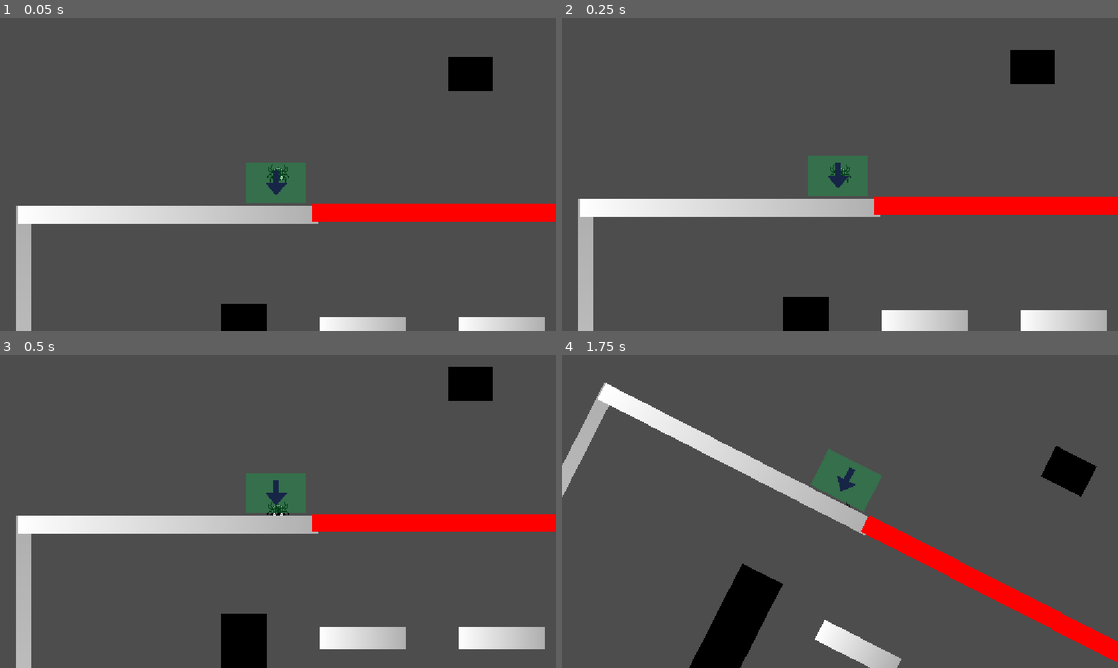
Above: before the commit, frames 1-4 (two rows, left to right).
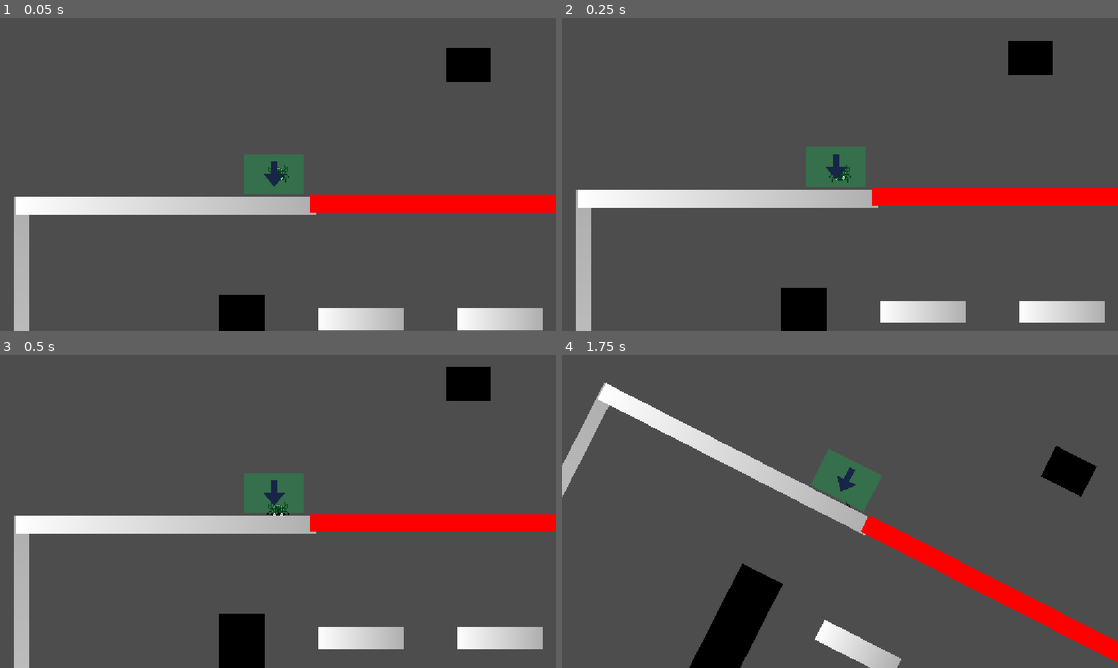
Above: after the commit, the same moments.

Repository: Aymeric-Moreau/GravityHook
Game: Godot game, scene res://Scènes/Marc/ScèneTest.tscn
Two runs of this game, one before a commit and one after it. Both use one fixed random seed, a clock stepped at 60 frames per second and the inputs below.
Inputs:
- Up to frame 1 (0.05 s): no input
- Up to frame 2 (0.25 s): no input
- Up to frame 3 (0.5 s): no input
- Up to frame 4 (1.75 s): tap Enter (ui_accept) at 0.5, 0.77, 1.52 s; hold E (Grappin) 0.53-1.28 s; hold P (Rotate_Gravity_Right) from 0.53 s (still down); tap E (Grappin) at 1.35 s

The runs differ from the first frame. In frame 1, 8.4% of the frame differs, in the area x 2-100%, y 9-100%; in frame 2, 9.2%, in the area x 2-100%, y 7-100%; in frame 3, 0.8%; in frame 4, nothing differs.

Commit message:
avancement lvl + commencement création statemachine

Diff:
--- a/Scripts/Marc/gravity_field.gd
+++ b/Scripts/Marc/LevelObjects/gravity_field.gd
@@ -1,18 +1,11 @@
 extends Area2D
-
-var rotation_angle : float
 
 # Called when the node enters the scene tree for the first time.
 func _ready() -> void:
 	body_entered.connect(_on_body_entered)
-	rotation_angle = rotation
-
-
-# Called every frame. 'delta' is the elapsed time since the previous frame.
-func _process(delta: float) -> void:
-	pass
 
 func _on_body_entered( body: Node2D ) -> void:
+
 	if body.is_in_group("Player"):
 		body.current_level.rotation = -rotation
 		body.rotation = rotation
--- /dev/null
+++ b/Scripts/Marc/States/player_state.gd
@@ -0,0 +1,11 @@
+extends Node
+
+
+# Called when the node enters the scene tree for the first time.
+func _ready() -> void:
+	pass # Replace with function body.
+
+
+# Called every frame. 'delta' is the elapsed time since the previous frame.
+func _process(delta: float) -> void:
+	pass
--- /dev/null
+++ b/Scripts/Marc/States/state.gd
@@ -0,0 +1,27 @@
+# voir ici pour la doc: https://www.gdquest.com/tutorial/godot/design-patterns/finite-state-machine/
+
+#class_name State extends Node
+#
+##possiblité de rajouter data: Dictionary en arugment du signal. Sert à transmettre des valeurs.
+#signal finished(next_state_name: String) ##ce signal est émis quand un état veut passer à un autre état. next_state_name est le nom de la node de l'état à laquelle on passe.
+#
+##possiblité de rajouter data: Dictionary en arugment du signal. Sert à transmettre des valeurs.
+#func enter(_previous_state_name: String) -> void: ##appelé quand un état devient actif. previous_state_name est le nom de la node de l'état précédent.
+	#pass
+	#
+#func exit() -> void: ##appelé juste avant de quitter l'état
+	#pass
+	#
+#func physics_update(_delta: float) -> void: ## ppelé à chaque frame physique de l'état actif
+	#pass
+
+
+#region possibilité de rajouter les fonctions suivantes:
+
+### Called by the state machine when receiving unhandled input events.
+#func handle_input(_event: InputEvent) -> void:
+	#pass
+
+### Called by the state machine on the engine's main loop tick.
+#func update(_delta: float) -> void:
+	#pass
--- /dev/null
+++ b/Scripts/Marc/States/state_machine.gd
@@ -0,0 +1,31 @@
+class_name StateMachine extends Node
+
+## État de départ. S'il est vide, on prend le premier enfant.
+#@export var initial_state: State = null
+#
+#var state: State
+#
+#func _ready() -> void:
+	#state = initial_state if initial_state != null else get_child(0)
+#
+	#for state_node: State in find_children("*", "State"):
+		#state_node.finished.connect(transition_to)
+#
+	## On attend que le joueur soit prêt avant de lancer le premier état.
+	#await owner.ready
+	#state.enter("")
+#
+### Appelée par le joueur à chaque frame physique.
+#func physics_update(delta: float) -> void:
+	#state.physics_update(delta)
+#
+### Change d'état. Publique : le joueur l'utilise aussi pour le respawn.
+#func transition_to(target_state_name: String) -> void:
+	#if not has_node(target_state_name):
+		#printerr(owner.name, " : l'état '", target_state_name, "' n'existe pas.")
+		#return
+#
+	#var previous_name := state.name
+	#state.exit()
+	#state = get_node(target_state_name)
+	#state.enter(previous_name)
--- /dev/null
+++ b/Scripts/Marc/States/state_normal.gd
@@ -0,0 +1,11 @@
+extends Node
+
+
+# Called when the node enters the scene tree for the first time.
+func _ready() -> void:
+	pass # Replace with function body.
+
+
+# Called every frame. 'delta' is the elapsed time since the previous frame.
+func _process(delta: float) -> void:
+	pass
--- /dev/null
+++ b/Scripts/Marc/States/state_swinging.gd
@@ -0,0 +1,11 @@
+extends Node
+
+
+# Called when the node enters the scene tree for the first time.
+func _ready() -> void:
+	pass # Replace with function body.
+
+
+# Called every frame. 'delta' is the elapsed time since the previous frame.
+func _process(delta: float) -> void:
+	pass
--- /dev/null
+++ b/Scripts/Marc/States/state_swinging_gravity.gd
@@ -0,0 +1,11 @@
+extends Node
+
+
+# Called when the node enters the scene tree for the first time.
+func _ready() -> void:
+	pass # Replace with function body.
+
+
+# Called every frame. 'delta' is the elapsed time since the previous frame.
+func _process(delta: float) -> void:
+	pass
--- a/Scripts/Marc/pivot_rotation.gd
+++ /dev/null
@@ -1,12 +0,0 @@
-#extends Node2D
-#
-#@export var vitesse_rotation: float = 90.0
-#
-## Called when the node enters the scene tree for the first time.
-#func _ready() -> void:
-	#pass # Replace with function body.
-#
-#
-## Called every frame. 'delta' is the elapsed time since the previous frame.
-#func _process(delta: float) -> void:
-	#rotation_degrees += vitesse_rotation * delta
--- a/Scènes/Marc/ScèneTest.tscn
+++ b/Scènes/Marc/ScèneTest.tscn
@@ -28,7 +28,7 @@
 [node name="ScèneTest" type="Node2D" unique_id=2136168295]
 
 [node name="player" parent="." unique_id=1296045762 groups=["Player"] instance=ExtResource("1_n0l7y")]
-position = Vector2(8984, 714)
+position = Vector2(8992, 750)
 swing_speed_multiplier = 0.9
 
 [node name="testingchamber" type="Node2D" parent="." unique_id=613565545]
@@ -1150,19 +1150,59 @@
 [node name="gravity field" parent="level_test/gravity_fields" unique_id=596603817 instance=ExtResource("4_u1fjq")]
 
 [node name="gravity field4" parent="level_test/gravity_fields" unique_id=206535258 instance=ExtResource("4_u1fjq")]
-position = Vector2(5039.893, 1068.5045)
+position = Vector2(4916.489, 1084.5143)
 rotation = -1.5707964
-scale = Vector2(1.7021381, 4.320501)
+scale = Vector2(1.7021381, 1.7115228)
+
+[node name="gravity field11" parent="level_test/gravity_fields" unique_id=1702402110 instance=ExtResource("4_u1fjq")]
+position = Vector2(5060.106, 1084.5144)
+rotation = -1.5707964
+scale = Vector2(1.7021381, 1.7115228)
+
+[node name="gravity field12" parent="level_test/gravity_fields" unique_id=1219882375 instance=ExtResource("4_u1fjq")]
+position = Vector2(5199.9995, 1084.5144)
+rotation = -1.5707964
+scale = Vector2(1.7021381, 1.7115228)
 
 [node name="gravity field5" parent="level_test/gravity_fields" unique_id=2093700180 instance=ExtResource("4_u1fjq")]
-position = Vector2(5388.2974, -313.6731)
+position = Vector2(5530.8506, -379.4911)
 rotation = -4.712389
-scale = Vector2(1.7021381, 5.767334)
+scale = Vector2(1.7021381, 1.7352409)
+
+[node name="gravity field13" parent="level_test/gravity_fields" unique_id=847798942 instance=ExtResource("4_u1fjq")]
+position = Vector2(5389.893, -379.4911)
+rotation = -4.712389
+scale = Vector2(1.7021381, 1.7352409)
+
+[node name="gravity field14" parent="level_test/gravity_fields" unique_id=318169845 instance=ExtResource("4_u1fjq")]
+position = Vector2(5246.276, -381.26996)
+rotation = -4.712389
+scale = Vector2(1.7021381, 1.7352409)
 
 [node name="gravity field6" parent="level_test/gravity_fields" unique_id=1765869686 instance=ExtResource("4_u1fjq")]
-position = Vector2(4074.9998, -2590.62)
+position = Vector2(3878.1912, -2589.4338)
 rotation = -7.853982
-scale = Vector2(1.5403081, 6.042897)
+scale = Vector2(1.5403081, 1.3704133)
+
+[node name="gravity field18" parent="level_test/gravity_fields" unique_id=132686680 instance=ExtResource("4_u1fjq")]
+position = Vector2(3626.0635, -2587.6548)
+rotation = -7.853982
+scale = Vector2(1.5403081, 1.3704133)
+
+[node name="gravity field15" parent="level_test/gravity_fields" unique_id=692971938 instance=ExtResource("4_u1fjq")]
+position = Vector2(4003.7231, -2590.6199)
+rotation = -7.853982
+scale = Vector2(1.5403081, 1.3704133)
+
+[node name="gravity field16" parent="level_test/gravity_fields" unique_id=848914113 instance=ExtResource("4_u1fjq")]
+position = Vector2(4122.872, -2590.6199)
+rotation = -7.853982
+scale = Vector2(1.5403081, 1.3704133)
+
+[node name="gravity field17" parent="level_test/gravity_fields" unique_id=360770517 instance=ExtResource("4_u1fjq")]
+position = Vector2(4246.2764, -2590.6199)
+rotation = -7.853982
+scale = Vector2(1.5403081, 1.3704133)
 
 [node name="gravity field2" parent="level_test/gravity_fields" unique_id=1644306329 instance=ExtResource("4_u1fjq")]
 position = Vector2(-702.12775, -400.83752)
@@ -1261,6 +1301,51 @@
 skew = -3.027916e-05
 shape = SubResource("RectangleShape2D_5h0dj")
 
+[node name="BlocGrav24" type="StaticBody2D" parent="level_test/blocs_grav" unique_id=1108225955]
+position = Vector2(13929.998, -5414)
+scale = Vector2(2.5380323, -3.1766286)
+collision_layer = 2
+
+[node name="Sprite2D" type="Sprite2D" parent="level_test/blocs_grav/BlocGrav24" unique_id=902740383]
+rotation = 3.1415927
+scale = Vector2(0.2332347, -46.33636)
+texture = SubResource("GradientTexture1D_5h0dj")
+
+[node name="CollisionShape2D" type="CollisionShape2D" parent="level_test/blocs_grav/BlocGrav24" unique_id=1965731543]
+scale = Vector2(2.9769325, -2.3358026)
+skew = -3.027916e-05
+shape = SubResource("RectangleShape2D_5h0dj")
+
+[node name="BlocGrav25" type="StaticBody2D" parent="level_test/blocs_grav" unique_id=1786779379]
+position = Vector2(12554, -5431)
+scale = Vector2(2.5380323, -3.1766286)
+collision_layer = 2
+
+[node name="Sprite2D" type="Sprite2D" parent="level_test/blocs_grav/BlocGrav25" unique_id=385518368]
+rotation = 3.1415927
+scale = Vector2(0.2332347, -46.33636)
+texture = SubResource("GradientTexture1D_5h0dj")
+
+[node name="CollisionShape2D" type="CollisionShape2D" parent="level_test/blocs_grav/BlocGrav25" unique_id=1527552605]
+scale = Vector2(2.9769325, -2.3358026)
+skew = -3.027916e-05
+shape = SubResource("RectangleShape2D_5h0dj")
+
+[node name="BlocGrav26" type="StaticBody2D" parent="level_test/blocs_grav" unique_id=561943547]
+position = Vector2(12532.999, -4173)
+scale = Vector2(2.5380323, -3.1766286)
+collision_layer = 2
+
+[node name="Sprite2D" type="Sprite2D" parent="level_test/blocs_grav/BlocGrav26" unique_id=2414731]
+rotation = 3.1415927
+scale = Vector2(0.2332347, -46.33636)
+texture = SubResource("GradientTexture1D_5h0dj")
+
+[node name="CollisionShape2D" type="CollisionShape2D" parent="level_test/blocs_grav/BlocGrav26" unique_id=1684763788]
+scale = Vector2(2.9769325, -2.3358026)
+skew = -3.027916e-05
+shape = SubResource("RectangleShape2D_5h0dj")
+
 [node name="non_hook_blocks" type="Node2D" parent="level_test" unique_id=117057159]
 
 [node name="platforme10" type="StaticBody2D" parent="level_test/non_hook_blocks" unique_id=1047711698]
@@ -1393,9 +1478,9 @@
 shape = SubResource("RectangleShape2D_5h0dj")
 
 [node name="platforme36" type="StaticBody2D" parent="level_test/non_hook_blocks" unique_id=466009018]
-position = Vector2(13366, -4720)
+position = Vector2(13366, -4266.0005)
 rotation = 1.5707964
-scale = Vector2(6.256898, 210.5289)
+scale = Vector2(4.176893, 210.5289)
 collision_layer = 4
 
 [node name="Sprite2D" type="Sprite2D" parent="level_test/non_hook_blocks/platforme36" unique_id=671223760]
@@ -1403,6 +1488,21 @@
 texture = SubResource("GradientTexture1D_q787x")
 
 [node name="CollisionShape2D" type="CollisionShape2D" parent="level_test/non_hook_blocks/platforme36" unique_id=1682319969]
+rotation = -3.1415925
+scale = Vector2(12.826931, -0.050200395)
+shape = SubResource("RectangleShape2D_5h0dj")
+
+[node name="platforme37" type="StaticBody2D" parent="level_test/non_hook_blocks" unique_id=1118381527]
+position = Vector2(12892.999, -4675.0005)
+rotation = 3.1415927
+scale = Vector2(3.047996, 166.1895)
+collision_layer = 4
+
+[node name="Sprite2D" type="Sprite2D" parent="level_test/non_hook_blocks/platforme37" unique_id=918398187]
+scale = Vector2(1.0000001, 1)
+texture = SubResource("GradientTexture1D_q787x")
+
+[node name="CollisionShape2D" type="CollisionShape2D" parent="level_test/non_hook_blocks/platforme37" unique_id=713813364]
 rotation = -3.1415925
 scale = Vector2(12.826931, -0.050200395)
 shape = SubResource("RectangleShape2D_5h0dj")
@@ -1650,6 +1750,11 @@
 position = Vector2(8678.001, 3713)
 scale = Vector2(21.973291, -2.2105548)
 
+[node name="killzone12" parent="level_test/killzones" unique_id=560368357 instance=ExtResource("2_p4jeo")]
+position = Vector2(11499.999, 598.99994)
+rotation = 1.5707964
+scale = Vector2(8.145829, -2.2105548)
+
 [node name="killzone6" parent="level_test/killzones" unique_id=1266419216 instance=ExtResource("2_p4jeo")]
 position = Vector2(10695, 4724)
 scale = Vector2(39.001163, -3.6303291)
@@ -1691,6 +1796,36 @@
 rotation = 3.1415927
 scale = Vector2(37.703175, 3.0340197)
 
+[node name="killzone31" parent="level_test/killzones" unique_id=1940567541 instance=ExtResource("2_p4jeo")]
+position = Vector2(13291, -4867)
+rotation = 3.1415927
+scale = Vector2(24.371855, 3.0340197)
+
+[node name="killzone36" parent="level_test/killzones" unique_id=626049009 instance=ExtResource("2_p4jeo")]
+position = Vector2(12220, -3550)
+rotation = 3.1415927
+scale = Vector2(24.371855, 3.0340197)
+
+[node name="killzone35" parent="level_test/killzones" unique_id=2021420382 instance=ExtResource("2_p4jeo")]
+position = Vector2(13237, -5216.9995)
+rotation = 1.5707964
+scale = Vector2(8.746633, 3.3862088)
+
+[node name="killzone32" parent="level_test/killzones" unique_id=591413800 instance=ExtResource("2_p4jeo")]
+position = Vector2(13112, -6173)
+rotation = 3.1415927
+scale = Vector2(50.383183, 3.0340197)
+
+[node name="killzone33" parent="level_test/killzones" unique_id=1010910029 instance=ExtResource("2_p4jeo")]
+position = Vector2(14580.001, -5668.0005)
+rotation = 4.712389
+scale = Vector2(27.091797, -3.7061963)
+
+[node name="killzone34" parent="level_test/killzones" unique_id=1534450907 instance=ExtResource("2_p4jeo")]
+position = Vector2(11649, -4969)
+rotation = 4.712389
+scale = Vector2(48.73178, -3.7061963)
+
 [node name="killzone16" parent="level_test/killzones" unique_id=108401641 instance=ExtResource("2_p4jeo")]
 position = Vector2(14387, 1944.9999)
 rotation = 3.1415927
@@ -1788,3 +1923,7 @@
 [node name="respawn point11" parent="level_test/respawn points" unique_id=1022324706 instance=ExtResource("3_u1fjq")]
 position = Vector2(14326, -4106)
 rotation = 4.712389
+
+[node name="respawn point12" parent="level_test/respawn points" unique_id=123776128 instance=ExtResource("3_u1fjq")]
+position = Vector2(13160, -3288.0002)
+rotation = 4.712389
--- a/Scènes/Marc/gravity_field.tscn
+++ b/Scènes/Marc/gravity_field.tscn
@@ -1,6 +1,6 @@
 [gd_scene format=3 uid="uid://w6djph06cilo"]
 
-[ext_resource type="Script" uid="uid://b27avoqxumd0k" path="res://Scripts/Marc/gravity_field.gd" id="1_xijxc"]
+[ext_resource type="Script" uid="uid://b27avoqxumd0k" path="res://Scripts/Marc/LevelObjects/gravity_field.gd" id="1_xijxc"]
 [ext_resource type="Texture2D" uid="uid://c168qwjrg43dj" path="res://Assets/Marc/Sideways_Arrow_Icon.png" id="2_p33ul"]
 
 [sub_resource type="Gradient" id="Gradient_pbh6j"]
--- a/Scènes/Marc/killzone.tscn
+++ b/Scènes/Marc/killzone.tscn
@@ -1,6 +1,6 @@
 [gd_scene format=3 uid="uid://bla87xwjod8j7"]
 
-[ext_resource type="Script" uid="uid://k7qk34gwj1vf" path="res://Scripts/Marc/killzone.gd" id="1_idktg"]
+[ext_resource type="Script" uid="uid://k7qk34gwj1vf" path="res://Scripts/Marc/LevelObjects/killzone.gd" id="1_idktg"]
 
 [sub_resource type="Gradient" id="Gradient_u1fjq"]
 colors = PackedColorArray(1, 0, 0, 1, 1, 0, 0, 1)
--- a/Scènes/Marc/player.tscn
+++ b/Scènes/Marc/player.tscn
@@ -2,6 +2,10 @@
 
 [ext_resource type="Script" uid="uid://cj24u4gqqndpl" path="res://Scripts/Marc/playercontroller.gd" id="1_njbci"]
 [ext_resource type="Texture2D" uid="uid://26ni5qyqg3uy" path="res://Assets/Marc/happy_spider_0.png" id="2_1u081"]
+[ext_resource type="Script" uid="uid://007yq4lqikox" path="res://Scripts/Marc/States/state_machine.gd" id="3_1u081"]
+[ext_resource type="Script" uid="uid://djnf43aealatu" path="res://Scripts/Marc/States/state_normal.gd" id="4_hd7hj"]
+[ext_resource type="Script" uid="uid://c0weds4brn6p2" path="res://Scripts/Marc/States/state_swinging.gd" id="5_asovu"]
+[ext_resource type="Script" uid="uid://dehmxc3dm8570" path="res://Scripts/Marc/States/state_swinging_gravity.gd" id="6_lpj8g"]
 
 [sub_resource type="CircleShape2D" id="CircleShape2D_5h0dj"]
 radius = 122.33152
@@ -41,3 +45,15 @@
 collision_mask = 3
 
 [node name="Line2D" type="Line2D" parent="." unique_id=789650600]
+
+[node name="Statemachine" type="Node" parent="." unique_id=1773625377]
+script = ExtResource("3_1u081")
+
+[node name="Normal" type="Node" parent="Statemachine" unique_id=394526482]
+script = ExtResource("4_hd7hj")
+
+[node name="Swinging" type="Node" parent="Statemachine" unique_id=1074028766]
+script = ExtResource("5_asovu")
+
+[node name="SwingingGravity" type="Node" parent="Statemachine" unique_id=1691243421]
+script = ExtResource("6_lpj8g")
--- a/Scènes/Marc/respawn_point.tscn
+++ b/Scènes/Marc/respawn_point.tscn
@@ -1,6 +1,6 @@
 [gd_scene format=3 uid="uid://b6mjuqlmo87u1"]
 
-[ext_resource type="Script" uid="uid://ipkv8ikmrj8o" path="res://Scripts/Marc/respawn_point.gd" id="1_macwy"]
+[ext_resource type="Script" uid="uid://ipkv8ikmrj8o" path="res://Scripts/Marc/LevelObjects/respawn_point.gd" id="1_macwy"]
 [ext_resource type="Texture2D" uid="uid://c168qwjrg43dj" path="res://Assets/Marc/Sideways_Arrow_Icon.png" id="2_6od13"]
 
 [sub_resource type="Gradient" id="Gradient_rjqp0"]
Renamed: Scripts/Marc/gravity_field.gd.uid -> Scripts/Marc/LevelObjects/gravity_field.gd.uid
Renamed: Scripts/Marc/killzone.gd -> Scripts/Marc/LevelObjects/killzone.gd
Renamed: Scripts/Marc/killzone.gd.uid -> Scripts/Marc/LevelObjects/killzone.gd.uid
Renamed: Scripts/Marc/respawn_point.gd -> Scripts/Marc/LevelObjects/respawn_point.gd
Renamed: Scripts/Marc/respawn_point.gd.uid -> Scripts/Marc/LevelObjects/respawn_point.gd.uid
Not shown, added: Scripts/Marc/States/player_state.gd.uid
Not shown, added: Scripts/Marc/States/state.gd.uid
Not shown, added: Scripts/Marc/States/state_machine.gd.uid
Not shown, added: Scripts/Marc/States/state_normal.gd.uid
Not shown, added: Scripts/Marc/States/state_swinging.gd.uid
Not shown, added: Scripts/Marc/States/state_swinging_gravity.gd.uid
Not shown, removed: Scripts/Marc/pivot_rotation.gd.uid
